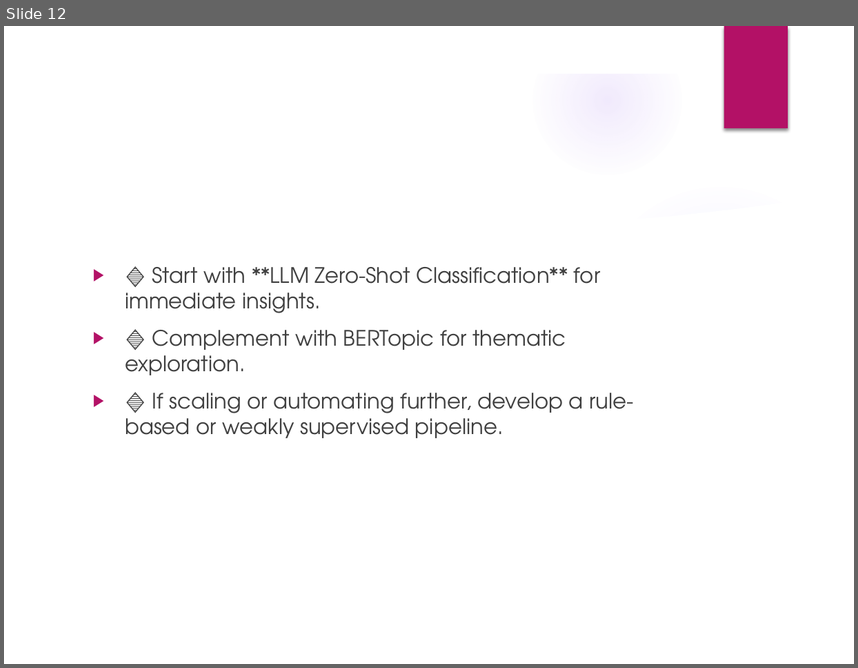
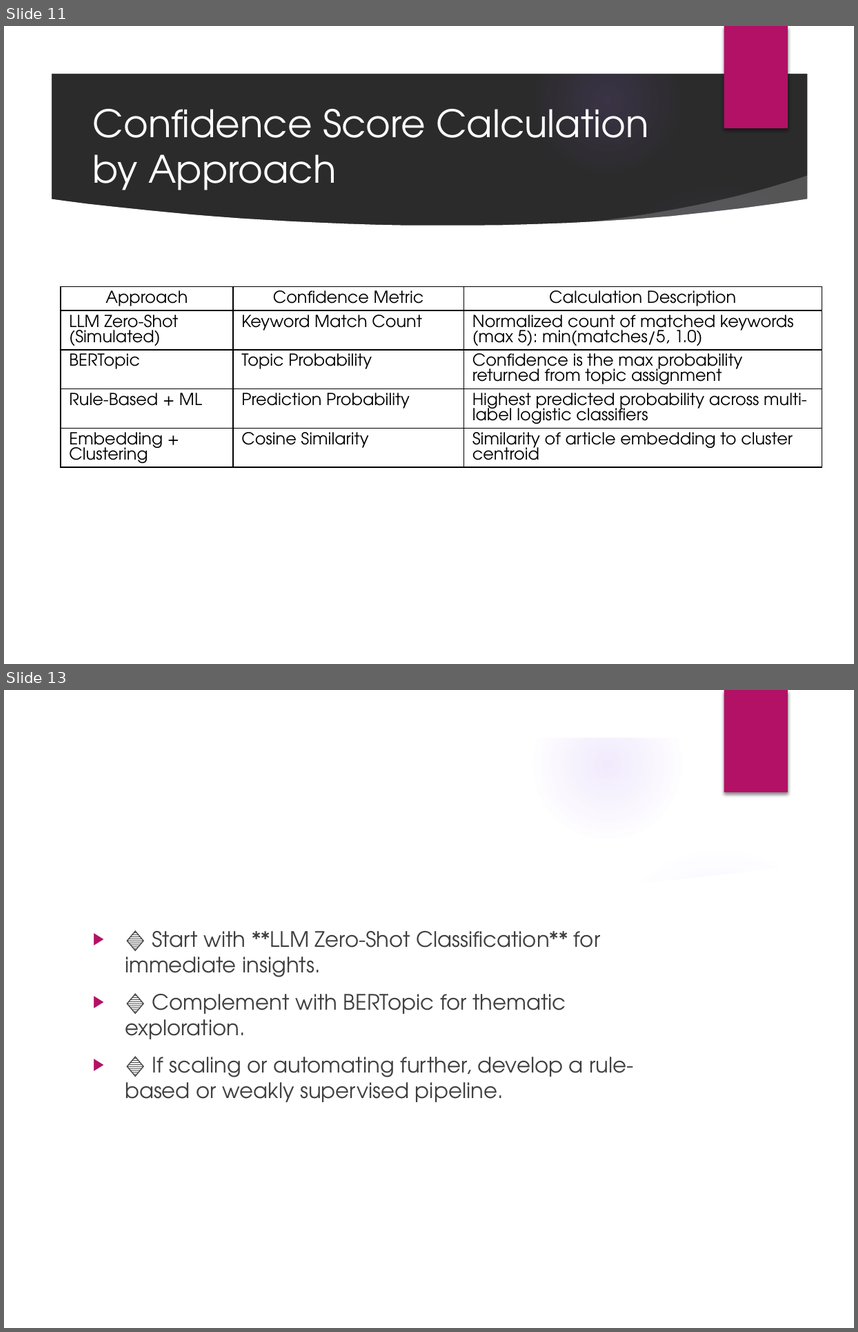
Before and after one commit to ChooseAddress2024/DBS, a slide deck: DBS_Assessment_Final.pptx. Shown one above the other, each under a label of ours: slide 12 before the commit, slides 11 and 13 after it; the slides between them are not shown. The pictures are 858x668 and 858x1332 pixels, drawn with LibreOffice and Linux fonts; fonts in the diff are those of the drawing; background and template pictures are left out; a plain dark background stands for a picture behind light text. Boxes give left, top, right and bottom in pixels: in the first picture for what was removed or moved away, otherwise in the second. Text is boxed around its words. In the diff, an @@ line names an element or a change of style, - is before the commit and + after.

```diff
--- a/DBS_Assessment_Final.pptx
+++ b/DBS_Assessment_Final.pptx
@@ slide 11 added at [4,26,854,664], background picture (left out); not listed: 9 template elements that a slide beside it also shows @@
@@ title added at [93,109,649,190], 32 pt, text #FFFFFF @@
+Confidence Score Calculation by Approach
@@ table added at [61,287,822,508], 5 rows, 3 columns @@
+Approach | Confidence Metric | Calculation Description
+LLM Zero-Shot (Simulated) | Keyword Match Count | Normalized count of matched keywords (max 5): min(matches/5, 1.0)
+BERTopic | Topic Probability | Confidence is the max probability returned from topic assignment
+Rule-Based + ML | Prediction Probability | Highest predicted probability across multi-label logistic classifiers
+Embedding + Clustering | Cosine Similarity | Similarity of article embedding to cluster centroid
@@ what was slide 12 is now slide 13 @@
```
Also in this commit, not shown: 1 slide changed, 3 other slides added, 4 other files.
